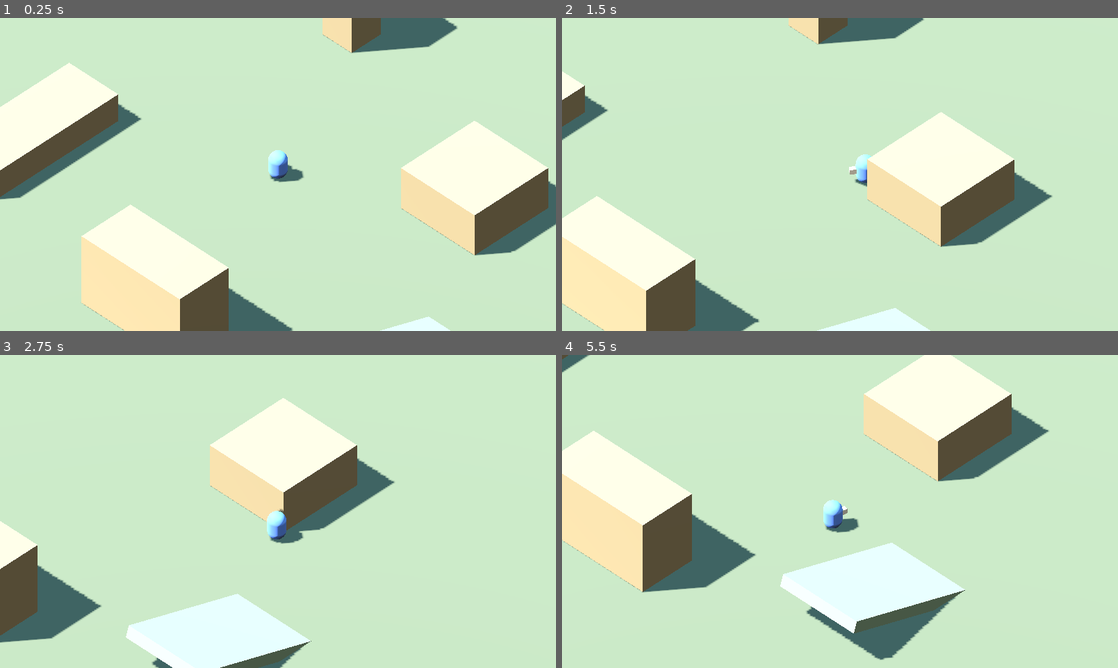
Above: before the commit, frames 1-4 (two rows, left to right).
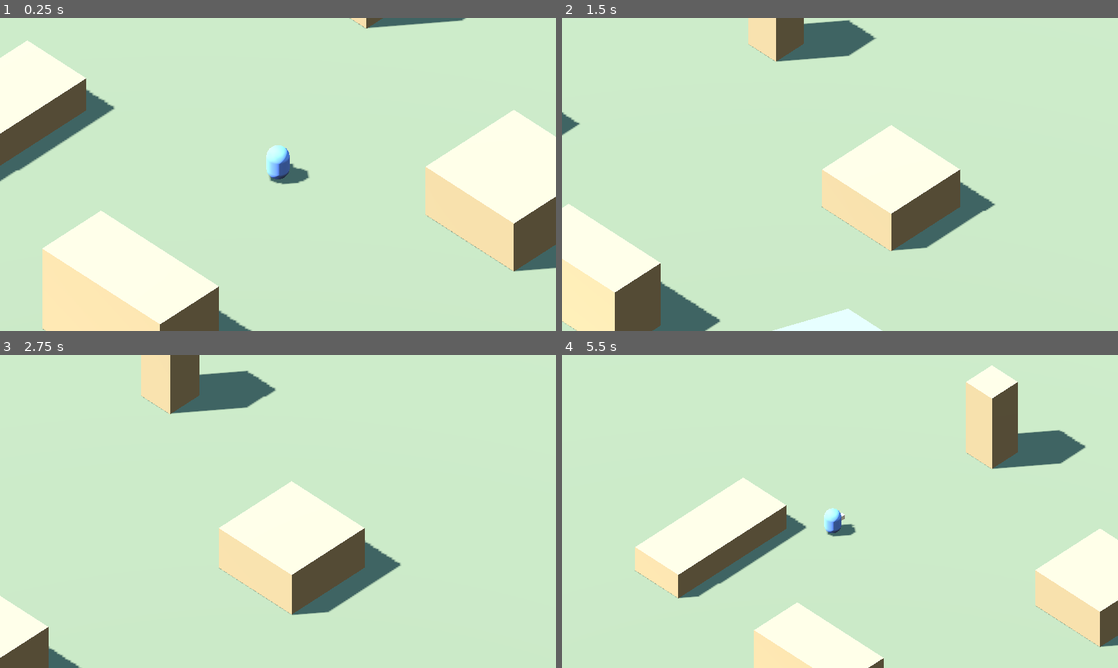
Above: after the commit, the same moments.

Repository: jnsndlr/codenamemouse
Game: Godot game, scene res://scenes/maps/greybox.tscn
Same seed, same stepped clock (60 frames per second), same inputs: the game is played once before the commit and once after it.
Inputs (mouse positions are in pixels of both pictures, inside the frame that each line leads up to):
- Up to frame 1 (0.25 s): no input
- Up to frame 2 (1.5 s): move the mouse to (962, 158) at 0.52 s; hold D (move_right) 0.53-1.28 s; hold Shift (sprint) 0.53-1.28 s; move the mouse to (728, 190) at 1.27 s; hold S (move_down) from 1.28 s (still down); tap Shift (sprint) at 1.35 s
- Up to frame 3 (2.75 s): move the mouse to (333, 442) at 2.02 s; release S (move_down) at 2.03 s; hold D (move_right) from 2.03 s (still down); hold Shift (sprint) from 2.03 s (still down)
- Up to frame 4 (5.5 s): move the mouse to (812, 574) at 2.77 s; release D (move_right) at 2.78 s; release Shift (sprint) at 2.78 s; hold W (move_up) 2.78-3.53 s; tap Shift (sprint) at 2.85, 4.35 s; move the mouse to (1006, 558) at 3.52 s; hold Shift (sprint) 3.53-4.28 s; hold A (move_left) 3.53-5.03 s; move the mouse to (673, 464) at 4.27 s; move the mouse to (867, 511) at 5.02 s; hold S (move_down) from 5.03 s (still down); hold Shift (sprint) from 5.03 s (still down)

The runs differ from the first frame. In frame 1, 23% of the frame differs, in the area x 0-100%, y 0-100%; in frame 2, 21%; in frame 3, 29%; in frame 4, 37%.

Commit message:
Add sprint and speed-driven camera zoom
Shift sprints. The camera pulls back as the player accelerates —
tight when still, wider at a run, widest at a sprint.

Zoom is driven by measured horizontal speed rather than by the sprint
key, so future slowdowns (flag carrying, flooded tunnels, tunnel size
penalties) tighten the view without special cases.

Zoom smoothing is asymmetric: widens promptly, returns lazily, so
tapping movement keys doesn't pump the view.

Co-Authored-By: Claude Opus 5 <noreply@anthropic.com>

Diff:
--- a/scripts/camera/camera_rig.gd
+++ b/scripts/camera/camera_rig.gd
@@ -1,9 +1,10 @@
 extends Node3D
-## Fixed isometric camera that follows the player with a little lead toward the cursor.
+## Fixed isometric camera that follows the player, leads toward the cursor, and pulls
+## back as they pick up speed.
 ##
 ## The angles are exported and applied at runtime rather than baked into the scene file,
 ## because "what does isometric actually feel like" is a question you answer by dragging
-## a slider for ten minutes. Tweak yaw/pitch/zoom in the inspector while the game runs.
+## a slider for ten minutes. Tweak yaw/pitch in the inspector while the game runs.
 ##
 ## True isometric is pitch 35.264. Games that call themselves isometric are usually
 ## steeper — 40 to 50 — because it reads better and shows more of what's in front of you.
@@ -13,8 +14,18 @@
 @export_range(0.0, 90.0, 0.5) var yaw_degrees: float = 45.0
 ## Downward tilt. Lower sees further ahead; higher reads more like a floor plan.
 @export_range(15.0, 80.0, 0.5) var pitch_degrees: float = 40.0
-## Orthographic view height in world units. Smaller means more zoomed in.
-@export_range(4.0, 40.0, 0.5) var zoom: float = 9.0
+
+@export_group("Speed zoom")
+## Orthographic view height when standing still. Smaller is more zoomed in.
+@export_range(4.0, 40.0, 0.25) var zoom_idle: float = 7.5
+## View height at full walking speed.
+@export_range(4.0, 40.0, 0.25) var zoom_run: float = 9.0
+## View height at full sprint.
+@export_range(4.0, 40.0, 0.25) var zoom_sprint: float = 10.75
+## How fast the view widens. Prompt, so speeding up feels responsive.
+@export var zoom_out_speed: float = 3.5
+## How fast the view narrows. Deliberately slower, so tapping keys doesn't pump the view.
+@export var zoom_in_speed: float = 1.8
 
 @export_group("Follow")
 @export var target: NodePath
@@ -29,34 +40,61 @@
 @onready var _camera: Camera3D = $Pitch/Camera3D
 
 var _target: Node3D
+var _zoom: float = zoom_idle
 
 
 func _ready() -> void:
 	_target = get_node_or_null(target) as Node3D
-	_apply_framing()
+	_camera.projection = Camera3D.PROJECTION_ORTHOGONAL
+	_apply_angles()
+	_zoom = zoom_idle
+	_camera.size = _zoom
 	if _target != null:
 		global_position = _desired_position()
 
 
 func _process(_delta: float) -> void:
 	# Cheap enough to reapply every frame, which is what makes live inspector tweaking work.
-	if Engine.is_editor_hint() or OS.is_debug_build():
-		_apply_framing()
+	if OS.is_debug_build():
+		_apply_angles()
 
 
 func _physics_process(delta: float) -> void:
 	if _target == null:
 		return
-	# Exponential smoothing: same result at 30fps and 240fps.
+
 	var weight := 1.0 - exp(-follow_speed * delta)
 	global_position = global_position.lerp(_desired_position(), weight)
 
+	# Asymmetric smoothing: widen promptly, return lazily.
+	var wanted := _wanted_zoom()
+	var rate := zoom_out_speed if wanted > _zoom else zoom_in_speed
+	_zoom = lerpf(_zoom, wanted, 1.0 - exp(-rate * delta))
+	_camera.size = _zoom
 
-func _apply_framing() -> void:
+
+func _apply_angles() -> void:
 	rotation_degrees.y = yaw_degrees
 	_pitch.rotation_degrees.x = -pitch_degrees
-	_camera.projection = Camera3D.PROJECTION_ORTHOGONAL
-	_camera.size = zoom
+
+
+## Zoom is driven by how fast the player is ACTUALLY moving, not by whether the sprint
+## key is down. That matters later: carrying the flag, wading through water, or squeezing
+## through a tunnel all slow you down, and the camera should tighten up for those without
+## anyone writing a special case.
+func _wanted_zoom() -> float:
+	if not _target.has_method("get_horizontal_speed"):
+		return zoom_idle
+
+	var current: float = _target.get_horizontal_speed()
+	var walk: float = _target.get_walk_speed() if _target.has_method("get_walk_speed") else 4.5
+	var top: float = _target.get_sprint_speed() if _target.has_method("get_sprint_speed") else walk
+
+	if current <= walk:
+		return lerpf(zoom_idle, zoom_run, clampf(current / maxf(walk, 0.001), 0.0, 1.0))
+
+	var over := (current - walk) / maxf(top - walk, 0.001)
+	return lerpf(zoom_run, zoom_sprint, clampf(over, 0.0, 1.0))
 
 
 func _desired_position() -> Vector3:
--- a/scripts/player/player.gd
+++ b/scripts/player/player.gd
@@ -13,6 +13,9 @@
 ## the same operation digging and abilities will use later, so it lives here from day one.
 
 @export var speed: float = 4.5
+## Sprint is free right now. Once the economy exists it drains the team's cheese pool
+## while held, and cheese is respawns — see GDD section 2.
+@export var sprint_speed: float = 7.2
 @export var acceleration: float = 40.0
 @export var friction: float = 35.0
 
@@ -28,6 +31,22 @@
 	return _aim_point
 
 
+func is_sprinting() -> bool:
+	return Input.is_action_pressed("sprint")
+
+
+func get_walk_speed() -> float:
+	return speed
+
+
+func get_sprint_speed() -> float:
+	return sprint_speed
+
+
+func get_horizontal_speed() -> float:
+	return Vector3(velocity.x, 0.0, velocity.z).length()
+
+
 func _physics_process(delta: float) -> void:
 	_update_aim()
 	_apply_movement(delta)
@@ -36,9 +55,10 @@
 func _apply_movement(delta: float) -> void:
 	var direction := _input_direction()
 	var horizontal := Vector3(velocity.x, 0.0, velocity.z)
+	var top_speed := sprint_speed if is_sprinting() else speed
 
 	if direction.length_squared() > 0.0:
-		horizontal = horizontal.move_toward(direction * speed, acceleration * delta)
+		horizontal = horizontal.move_toward(direction * top_speed, acceleration * delta)
 	else:
 		horizontal = horizontal.move_toward(Vector3.ZERO, friction * delta)
 
Not shown, changed: README.md
